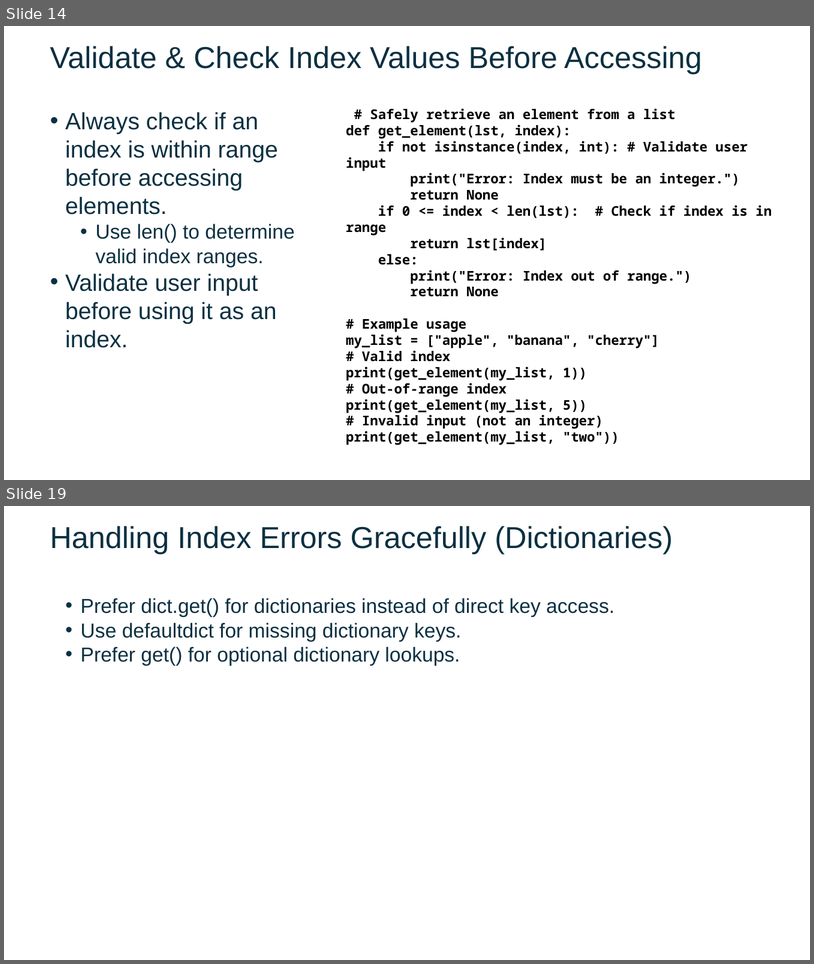
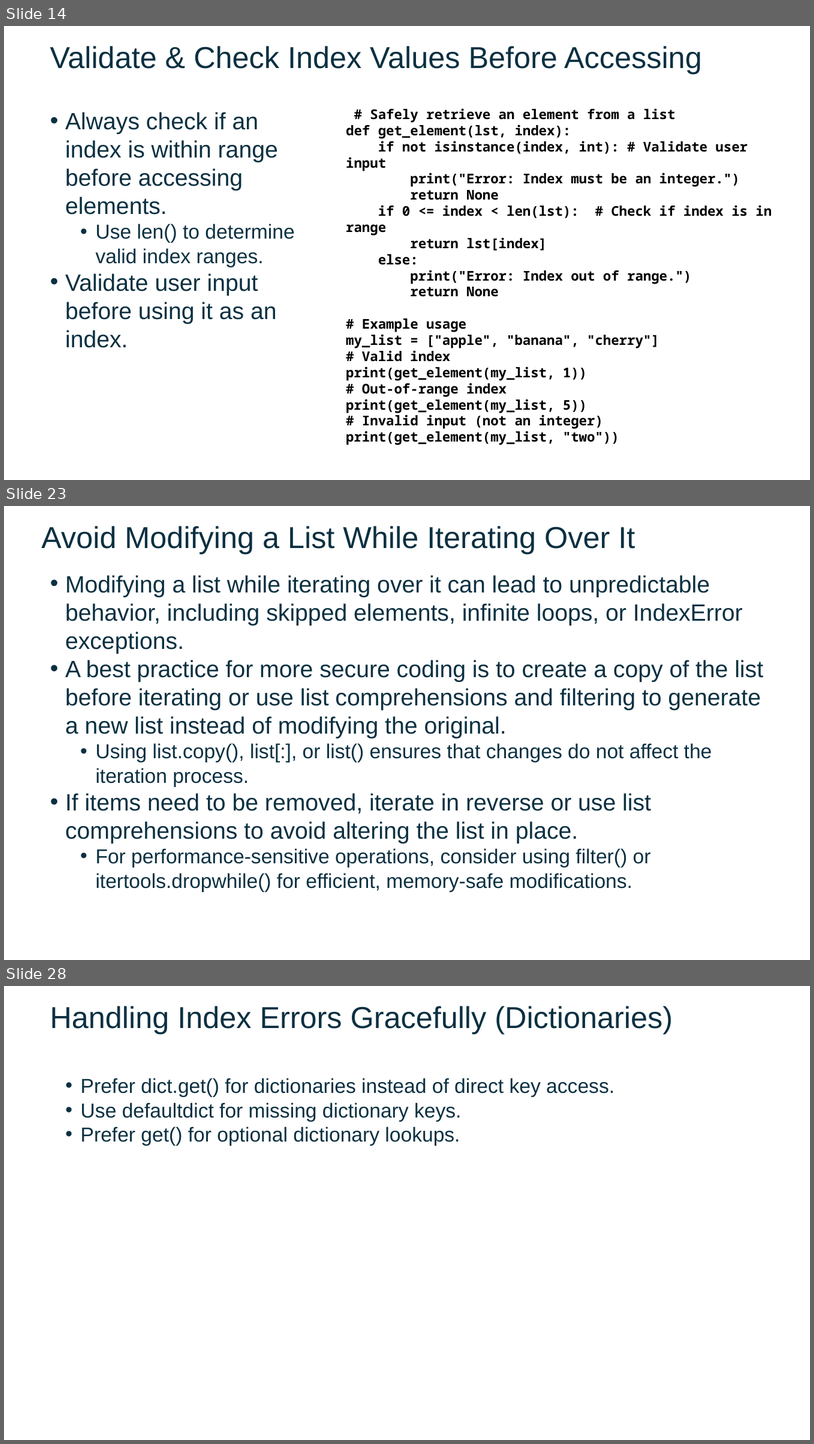
Before and after one commit to FSCJ-FacultyDev/SWC-Columbus-2025, a slide deck: Slides-Day2.pptx. Shown one above the other, each under a label of ours: slides 14 and 19 before the commit, slides 14, 23 and 28 after it; the slides between them are not shown. The pictures are 814x964 and 814x1444 pixels, drawn with LibreOffice and Linux fonts; fonts in the diff are those of the drawing; background and template pictures are left out. Boxes give left, top, right and bottom in pixels: in the first picture for what was removed or moved away, otherwise in the second. Text is boxed around its words. In the diff, an @@ line names an element or a change of style, - is before the commit and + after.

```diff
--- a/Slides-Day2.pptx
+++ b/Slides-Day2.pptx
@@ slide 23 added at [4,506,810,960], background picture (left out) @@
@@ text added at [41,526,635,554], 36 pt, text #0B3041 @@
+Avoid Modifying a List While Iterating Over It
@@ text added at [65,575,764,892], 28 pt, text #0B3041 @@
+  • Modifying a list while iterating over it can lead to unpredictable behavior, including skipped elements, infinite loops, or IndexError exceptions.
+  • A best practice for more secure coding is to create a copy of the list before iterating or use list comprehensions and filtering to generate a new list instead of modifying the original.
+    • Using list.copy(), list[:], or list() ensures that changes do not affect the iteration process.
+  • If items need to be removed, iterate in reverse or use list comprehensions to avoid altering the list in place.
+    • For performance-sensitive operations, consider using filter() or itertools.dropwhile() for efficient, memory-safe modifications.
@@ what was slide 19 is now slide 28 @@
```
Also in this commit, not shown: 3 slides changed, 9 other slides added, 1 slide removed, 4 other files.
